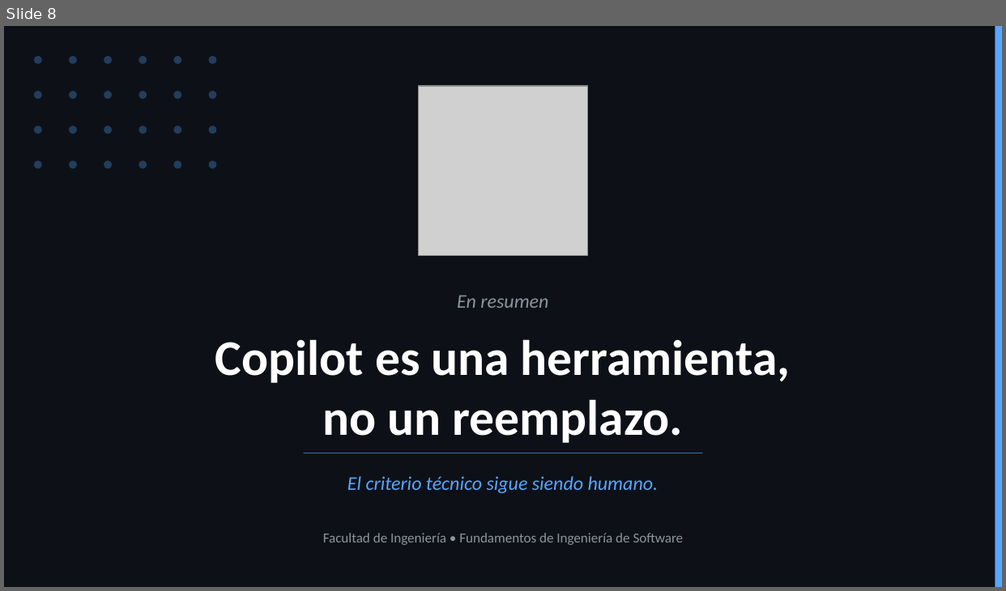
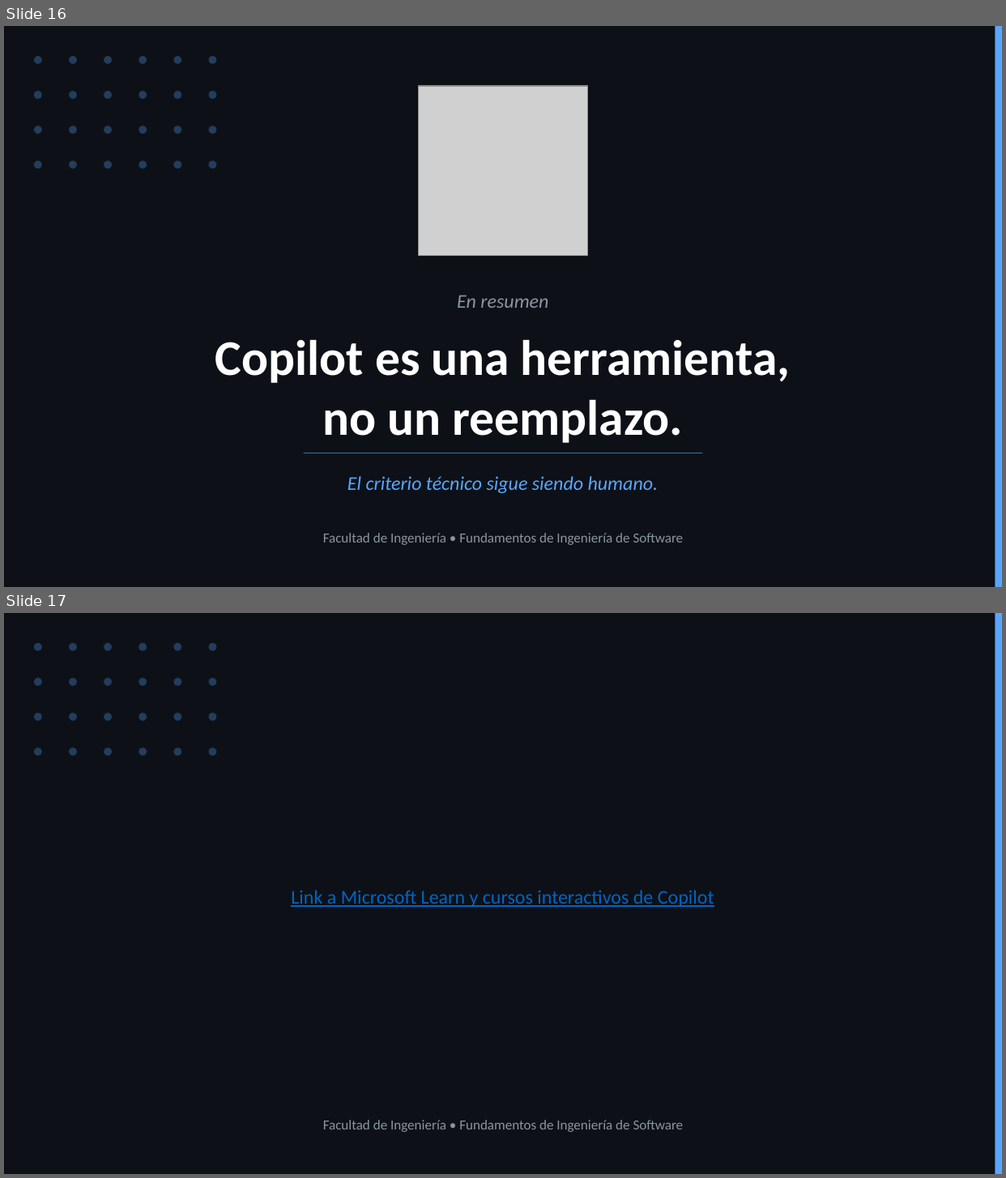
Before and after one commit to luciaviera/investigacion-GtiHubCopilot-FIS, a slide deck: presentacion.pptx. Shown one above the other, each under a label of ours: slide 8 before the commit, slides 16 and 17 after it. The pictures are 1006x591 and 1006x1178 pixels, drawn with LibreOffice and Linux fonts; fonts in the diff are those of the drawing; grey boxes stand for pictures. Boxes give left, top, right and bottom in pixels: in the first picture for what was removed or moved away, otherwise in the second. Text is boxed around its words. In the diff, an @@ line names an element or a change of style, - is before the commit and + after.

```diff
--- a/presentacion.pptx
+++ b/presentacion.pptx
@@ slide 17 added at [4,613,1002,1174], background #0D1117 @@
@@ rectangle added at [995,613,1002,1174], fill #58A6FF @@
@@ ellipse added at [34,643,42,651], fill #58A6FF at 30% opacity @@
@@ ellipse added at [69,643,77,651], fill #58A6FF at 30% opacity @@
@@ ellipse added at [104,643,112,651], fill #58A6FF at 30% opacity @@
@@ ellipse added at [138,643,147,651], fill #58A6FF at 30% opacity @@
@@ ellipse added at [173,643,181,651], fill #58A6FF at 30% opacity @@
@@ ellipse added at [209,643,216,651], fill #58A6FF at 30% opacity @@
@@ ellipse added at [34,678,42,686], fill #58A6FF at 30% opacity @@
@@ ellipse added at [69,678,77,686], fill #58A6FF at 30% opacity @@
@@ ellipse added at [104,678,112,686], fill #58A6FF at 30% opacity @@
@@ ellipse added at [138,678,147,686], fill #58A6FF at 30% opacity @@
@@ ellipse added at [173,678,181,686], fill #58A6FF at 30% opacity @@
@@ ellipse added at [209,678,216,686], fill #58A6FF at 30% opacity @@
@@ ellipse added at [34,713,42,721], fill #58A6FF at 30% opacity @@
@@ ellipse added at [69,713,77,721], fill #58A6FF at 30% opacity @@
@@ ellipse added at [104,713,112,721], fill #58A6FF at 30% opacity @@
@@ ellipse added at [138,713,147,721], fill #58A6FF at 30% opacity @@
@@ ellipse added at [173,713,181,721], fill #58A6FF at 30% opacity @@
@@ ellipse added at [209,713,216,721], fill #58A6FF at 30% opacity @@
@@ ellipse added at [34,747,42,756], fill #58A6FF at 30% opacity @@
@@ ellipse added at [69,747,77,756], fill #58A6FF at 30% opacity @@
@@ ellipse added at [104,747,112,756], fill #58A6FF at 30% opacity @@
@@ ellipse added at [138,747,147,756], fill #58A6FF at 30% opacity @@
@@ ellipse added at [173,747,181,756], fill #58A6FF at 30% opacity @@
@@ ellipse added at [209,747,216,756], fill #58A6FF at 30% opacity @@
@@ text added at [291,890,714,907], 14 pt, text #0563C1, underline @@
+Link a Microsoft Learn y cursos interactivos de Copilot
@@ text added at [323,1120,684,1132], 10 pt, text #8B949E @@
+Facultad de Ingeniería • Fundamentos de Ingeniería de Software
@@ what was slide 8 is now slide 16 @@
```
Also in this commit, not shown: 1 slide changed, 10 other slides added, 2 slides removed.
